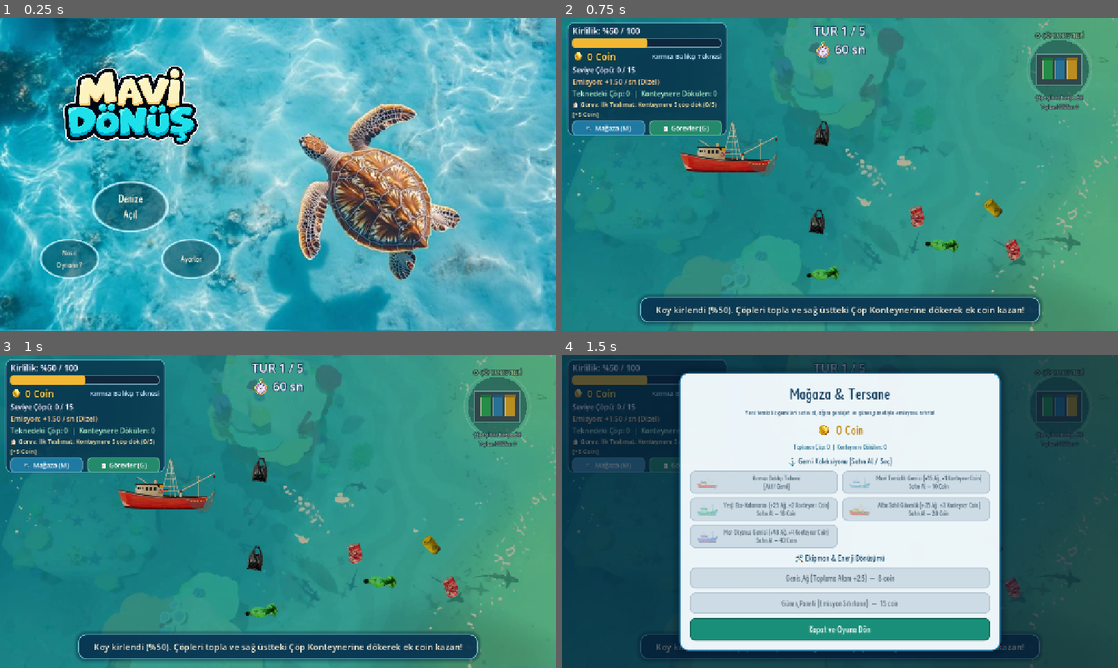
Above: before the commit, frames 1-4 (two rows, left to right).
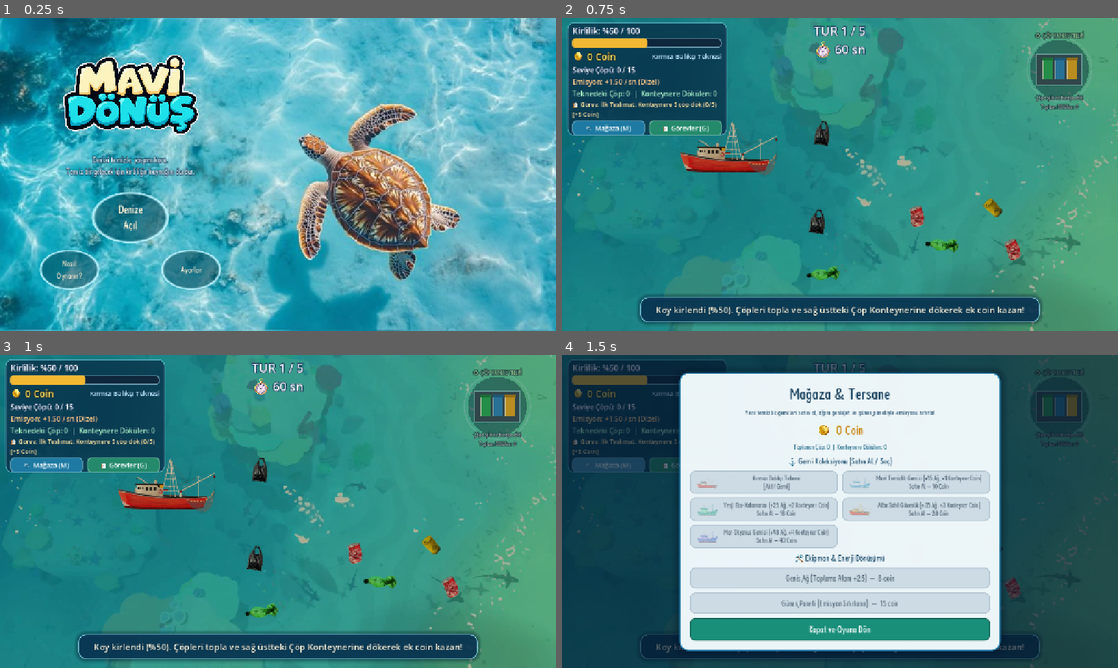
Above: after the commit, the same moments.

Repository: tubaiskol/Mavi-Donus-Hackathon-Team22
Game: Godot game, scene res://scenes/main_menu.tscn
The game is run twice, just before and just after one commit, with the same random seed, the same clock (stepped at 60 frames per second) and the same inputs. The engine's default icon, where the game draws it, is replaced by a stand-in: a white triangle on a blue panel in a dark square.
Inputs:
- Up to frame 1 (0.25 s): no input
- Up to frame 2 (0.75 s): click "Denize Açıl" at 0.5 s
- Up to frame 3 (1 s): no input
- Up to frame 4 (1.5 s): click "🛒 Mağaza (M)" at 1.25 s

The runs differ from the first frame. In frame 1, 8.5% of the frame differs, in the area x 7-40%, y 11-87%; in frame 2, nothing differs; in frame 3, nothing differs; in frame 4, nothing differs.

Commit message:
ana menü alt başlık kartı ve yeni buton yerleşimi eklendi

Diff:
--- a/scenes/main_menu.tscn
+++ b/scenes/main_menu.tscn
@@ -51,10 +51,12 @@
 stretch_mode = 5
 
 [node name="InfoLabel" type="Label" parent="CenterContainer/MenuBox" unique_id=504058511]
-custom_minimum_size = Vector2(1, 1)
-custom_maximum_size = Vector2(1, 1)
 layout_mode = 2
-theme_override_font_sizes/font_size = 18
+theme_override_colors/font_color = Color(0.95, 0.99, 1, 1)
+theme_override_colors/font_outline_color = Color(0.05, 0.22, 0.34, 0.95)
+theme_override_constants/outline_size = 5
+theme_override_fonts/font = ExtResource("5_8ln24")
+theme_override_font_sizes/font_size = 19
 text = "Denizi temizle, yaşamı koru.
 Temiz bir gelecek için kirliliğin kaynağını durdur."
 horizontal_alignment = 1
